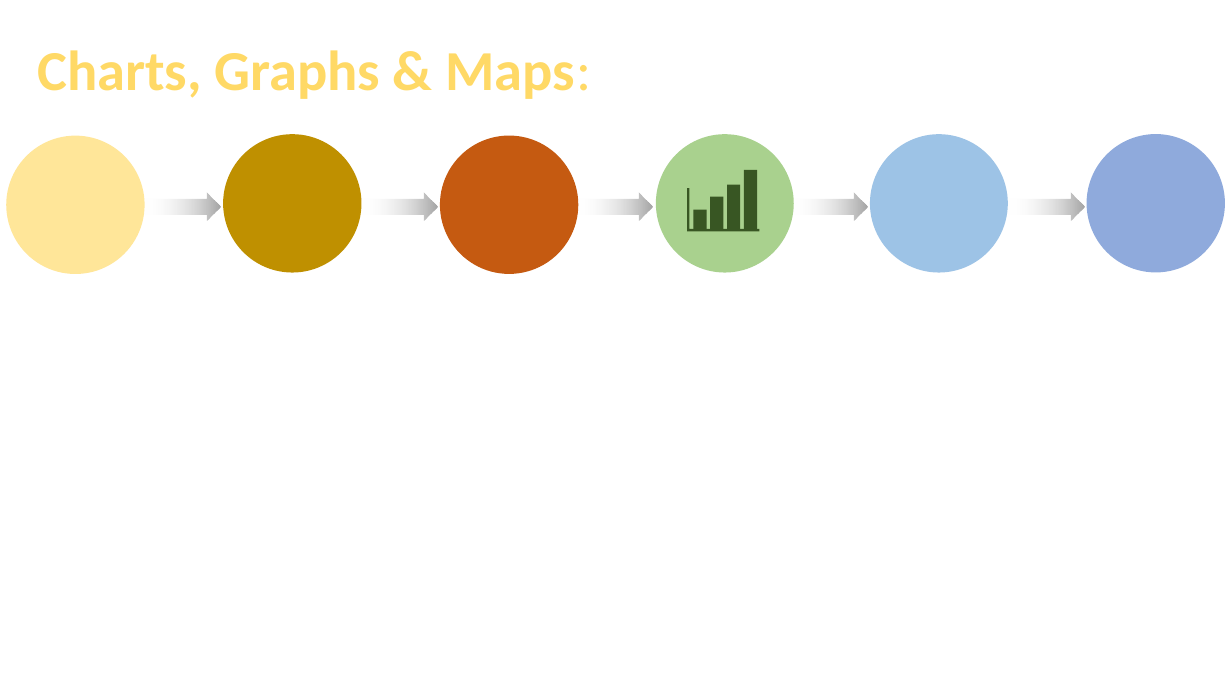
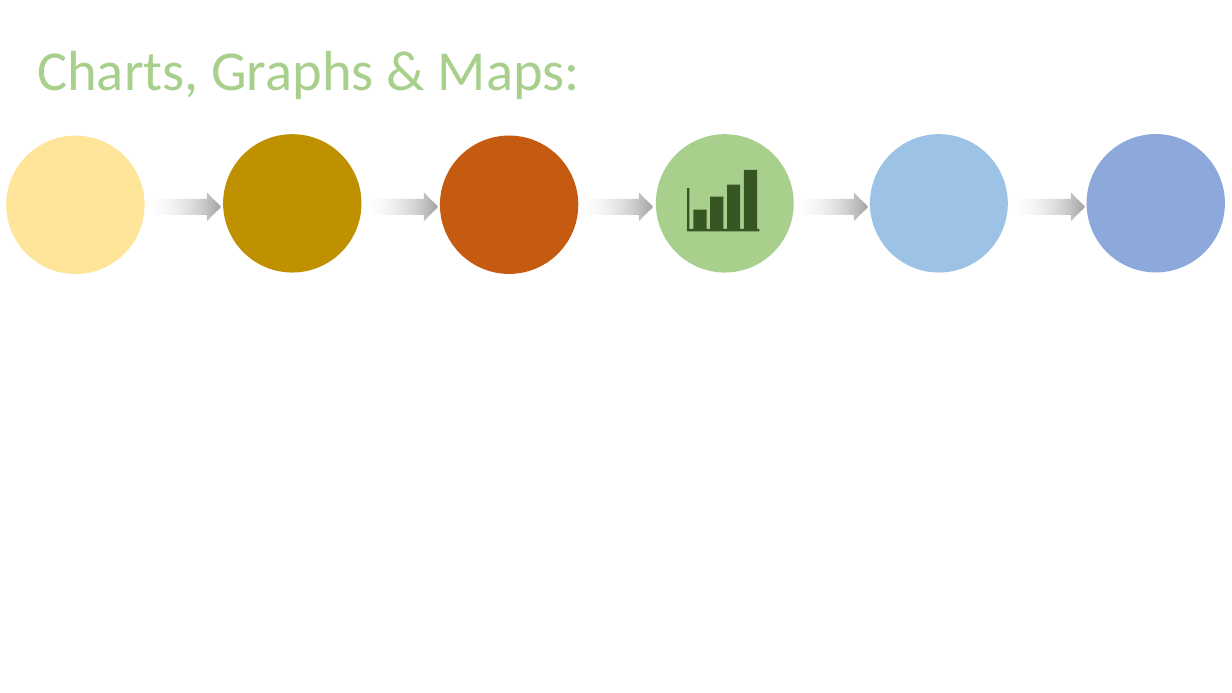
Before and after one commit to JaxWil24/Hearing_Aid_Accessibility, a slide deck: slide 6 of FP_Powerpoint.pptx. Drawn at 1232x693 pixels with LibreOffice and Linux fonts; fonts in the diff are those of the drawing. Boxes give left, top, right and bottom in pixels: in the first picture for what was removed or moved away, otherwise in the second. Text is boxed around its words. In the diff, an @@ line names an element or a change of style, - is before the commit and + after.

```diff
--- a/FP_Powerpoint.pptx
+++ b/FP_Powerpoint.pptx
@@ text "Charts, Graphs & Maps:" at <box>37,51,580,99</box>: text colour #FFD966 to #A8D08C, letter outline #A6A6A6 0.75 pt to none, bold off @@
```
Also in this commit, not shown: 9 other slides changed, 2 slides added, 2 slides removed.
